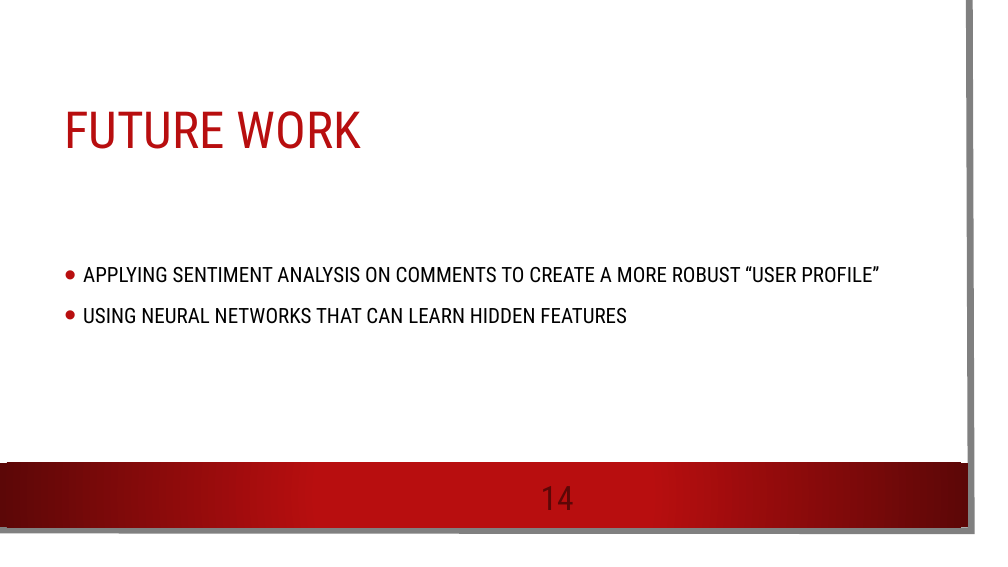
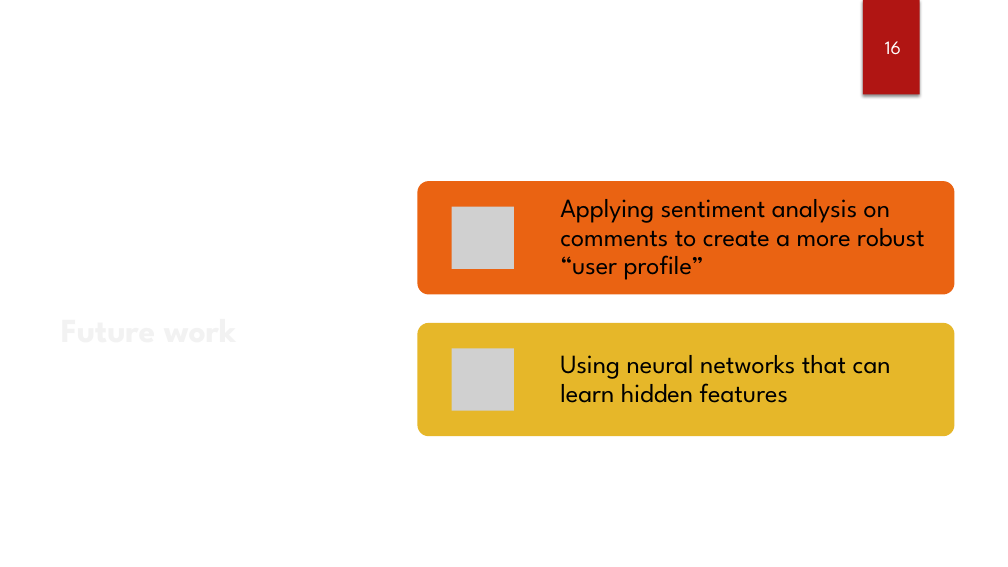
Before and after one commit to emami06/TrendingVideoYouTube, a slide deck: slide 16 of Trending YouTube vidoes.pptx (slide 14 before the commit). Drawn at 1008x567 pixels with LibreOffice and Linux fonts; fonts in the diff are those of the drawing; grey boxes stand for pictures; background and template pictures are left out. Boxes give left, top, right and bottom in pixels: in the first picture for what was removed or moved away, otherwise in the second. Text is boxed around its words. In the diff, an @@ line names an element or a change of style, - is before the commit and + after.

```diff
--- a/Trending YouTube vidoes.pptx
+++ b/Trending YouTube vidoes.pptx
@@ rectangle removed at <box>0,0,991,550</box> @@
@@ freeform shape removed at <box>0,0,972,531</box> @@
@@ freeform shape added at <box>327,0,373,307</box>, fill #FFFFFF at 20% opacity @@
@@ freeform shape added at <box>344,0,1008,567</box>, fill #FFFFFF @@
@@ rectangle added at <box>863,0,920,95</box>, fill #B01513 @@
@@ text added at <box>885,41,901,55</box>, 18 pt, text #FFFFFF @@
+16
@@ title at <box>64,111,361,149</box>: text changed; size 48.6 to 32 pt; font Roboto Condensed to League Spartan; text colour #B80E0F to #F2F2F2; bold on @@
-FUTURE WORK
+Future work
@@ ellipse added at <box>712,138,944,371</box>, fill gradient #F3F3F3 @@
@@ text removed at <box>83,266,879,324</box> @@
-• APPLYING SENTIMENT ANALYSIS ON COMMENTS TO CREATE A MORE ROBUST “USER PROFILE”
-• USING NEURAL NETWORKS THAT CAN LEARN HIDDEN FEATURES
@@ group added at <box>417,181,954,436</box>: 2 rounded rectangles, 2 pictures, 2 texts @@
+Applying sentiment analysis on comments to create a more robust “user profile”
+Using neural networks that can learn hidden features
@@ rectangle removed at <box>0,463,968,527</box> @@
@@ page number removed at <box>520,476,595,518</box> @@
-14
```
Also in this commit, not shown: 13 other slides changed, 2 slides added.
